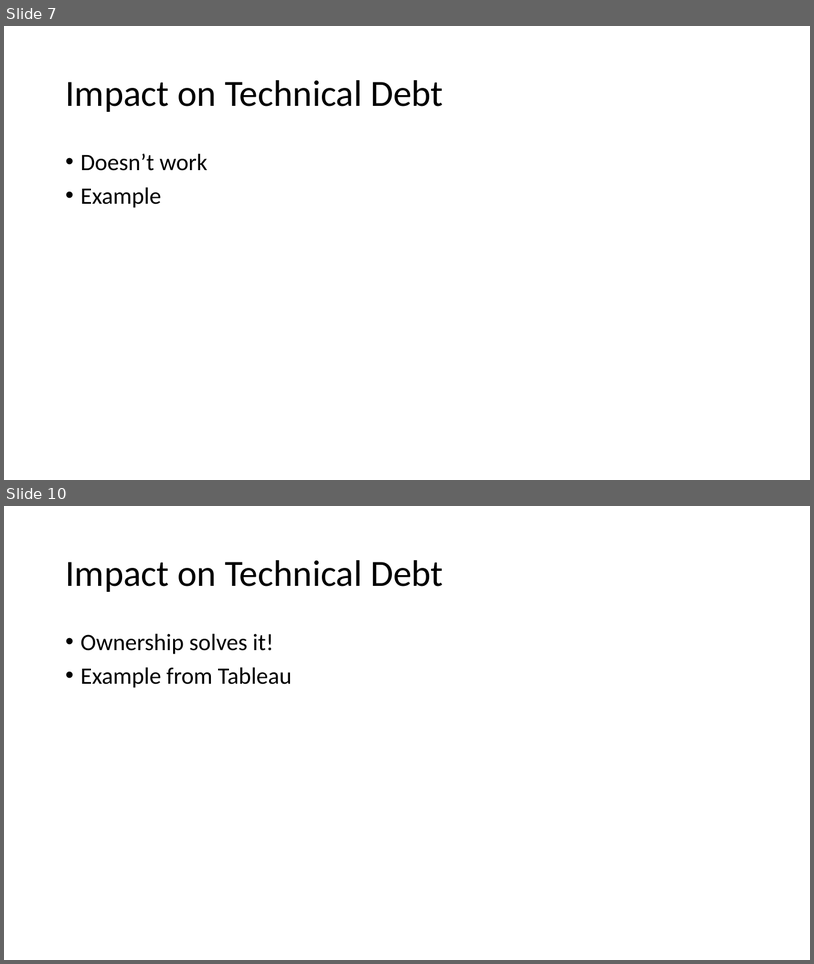
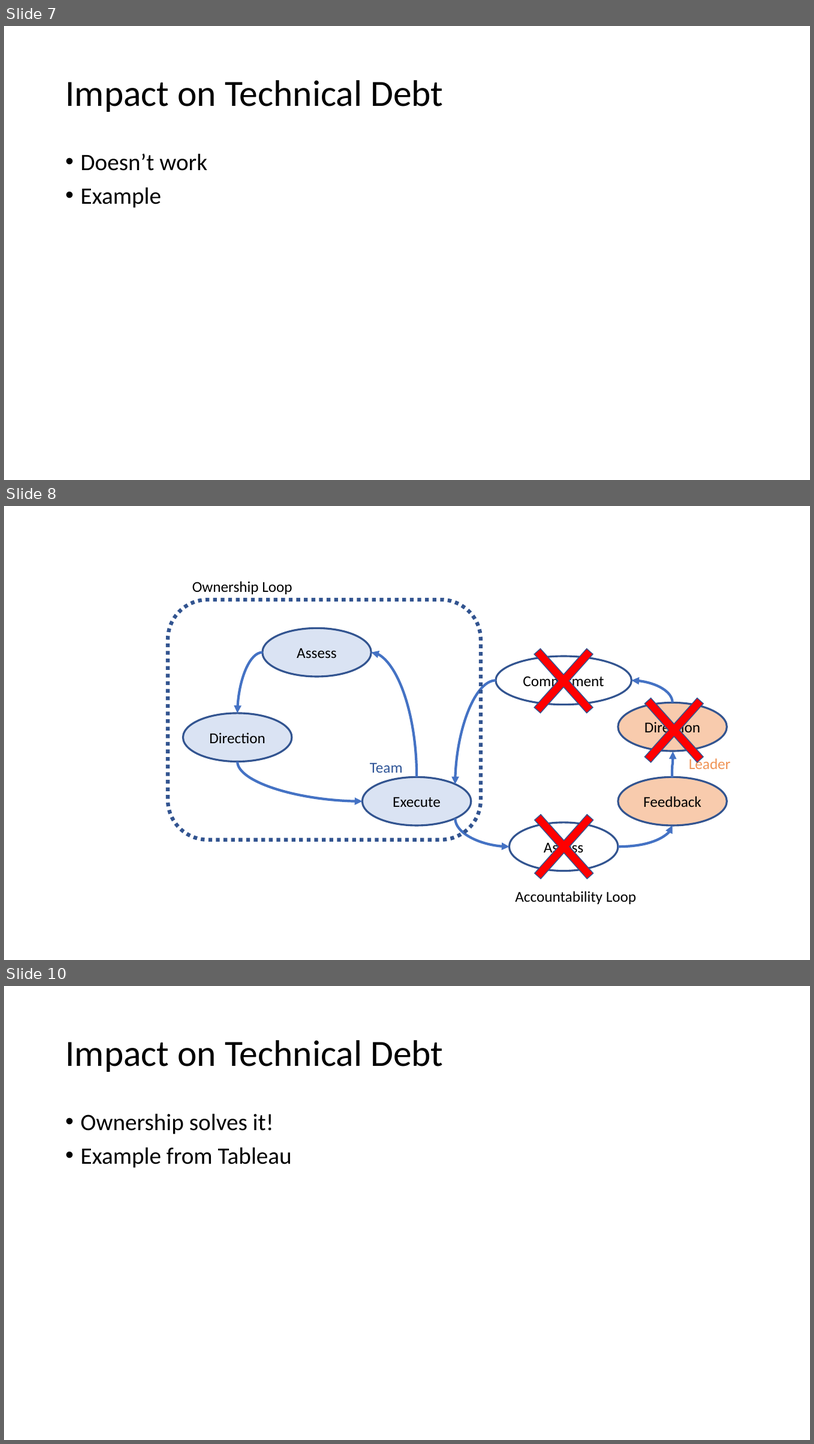
Before and after one commit to arlobelshee/Presentations, a slide deck: leading technical debt/gogo keynote - data-driven leadership to solve technical debt.pptx. Shown one above the other, each under a label of ours: slides 7 and 10 before the commit, slides 7, 8 and 10 after it; the slides between them are not shown. The pictures are 814x964 and 814x1444 pixels, drawn with LibreOffice and Linux fonts; fonts in the diff are those of the drawing. Boxes give left, top, right and bottom in pixels: in the first picture for what was removed or moved away, otherwise in the second. Text is boxed around its words. In the diff, an @@ line names an element or a change of style, - is before the commit and + after.

Commit message:
Integrated ownership & accountability loops into the keynote.

```diff
--- a/leading technical debt/gogo keynote - data-driven leadership to solve technical debt.pptx
+++ b/leading technical debt/gogo keynote - data-driven leadership to solve technical debt.pptx
@@ slide 8 added at bbox=[4, 506, 810, 960], background #FFFFFF @@
@@ text added at bbox=[192, 581, 292, 594], 18 pt, text #000000 @@
+Ownership Loop
@@ rounded rectangle added at bbox=[168, 600, 482, 840], outline #325491 4.5 pt dashed @@
@@ ellipse added at bbox=[263, 628, 371, 676], fill #DAE3F3, outline #325491 2.25 pt, 18 pt, text #000000 @@
+Assess
@@ cross added at bbox=[513, 624, 614, 737], fill #FF0000, outline #325491 1 pt @@
@@ curved arrow added from (263, 652) to (237, 713), #4472C4 3 pt @@
@@ curved arrow added from (417, 777) to (371, 652), #4472C4 3 pt @@
@@ ellipse added at bbox=[496, 656, 632, 705], outline #325491 2.25 pt, 18 pt, text #000000 @@
+Commitment
@@ curved arrow added from (496, 680) to (455, 784), #4472C4 3 pt @@
@@ cross added at bbox=[624, 673, 725, 787], fill #FF0000, outline #325491 1 pt @@
@@ curved arrow added from (673, 703) to (632, 680), #4472C4 3 pt @@
@@ ellipse added at bbox=[618, 703, 728, 751], fill #F8CBAD, outline #325491 2.25 pt, 18 pt, text #000000 @@
+Direction
@@ ellipse added at bbox=[183, 713, 292, 761], fill #DAE3F3, outline #325491 2.25 pt, 18 pt, text #000000 @@
+Direction
@@ curved arrow added from (672, 777) to (673, 751), #4472C4 3 pt @@
@@ text added at bbox=[689, 756, 731, 769], 18 pt, text #F09456 @@
+Leader
@@ curved arrow added from (237, 761) to (363, 801), #4472C4 3 pt @@
@@ text added at bbox=[370, 763, 403, 772], 18 pt, text #2F5597 @@
+Team
@@ ellipse added at bbox=[363, 777, 471, 825], fill #DAE3F3, outline #325491 2.25 pt, 18 pt, text #000000 @@
+Execute
@@ cross added at bbox=[514, 790, 615, 903], fill #FF0000, outline #325491 1 pt @@
@@ ellipse added at bbox=[618, 777, 728, 825], fill #F8CBAD, outline #325491 2.25 pt, 18 pt, text #000000 @@
+Feedback
@@ curved arrow added from (455, 818) to (510, 847), #4472C4 3 pt @@
@@ ellipse added at bbox=[510, 822, 618, 871], outline #325491 2.25 pt, 18 pt, text #000000 @@
+Assess
@@ curved arrow added from (618, 847) to (673, 825), #4472C4 3 pt @@
@@ text added at bbox=[515, 891, 636, 904], 18 pt, text #000000 @@
+Accountability Loop
```
Also in this commit, not shown: 2 other slides added, 3 slides removed.
